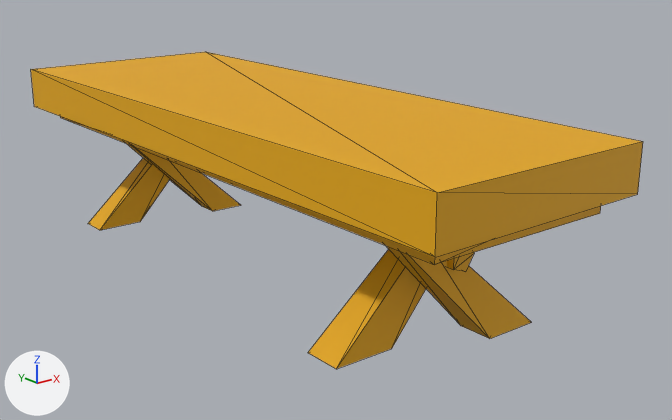
Two versions of the FBX model Assets/Models/TavernInterior/Table.fbx, one commit apart.
Both versions are drawn from a camera (50 mm lens) standing at (-2.18, -3.14, 1.45) and looking at (0.15, -0.23, 0.29). The axes (+X, +Y, +Z) are drawn at lower left. The lights are the same throughout. Mesh edges are drawn as thin lines. Where no turn or scale is listed for an object, it has been applied to the vertices.
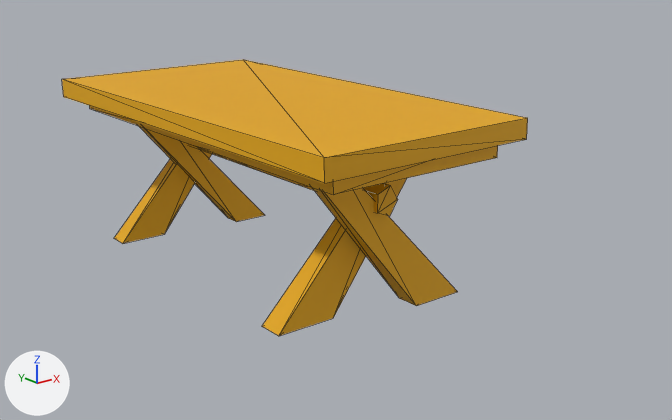
Changed parts and their boxes [x1, y1, x2, y2] in the pictures (672 x 420 px; the box of a moved part takes in the faces that stretch with it):
'Cylinder_001', reshaped (24% narrower, 13% shorter): before [31, 52, 643, 369]; after [62, 60, 528, 336]
part 1 of me_cylinder_001, moved or reshaped: before [447, 252, 474, 272]; after [189, 144, 398, 216]
part 2 of me_cylinder_001, moved or reshaped: before [31, 52, 643, 257]; after [62, 60, 528, 183]
part 3 of me_cylinder_001, moved or reshaped: before [60, 116, 601, 264]; after [90, 106, 498, 195]
part 4 of me_cylinder_001, moved or reshaped: before [387, 246, 531, 339]; after [312, 187, 458, 306]
part 5 of me_cylinder_001, moved or reshaped: before [308, 249, 426, 369]; after [262, 178, 407, 336]
part 6 of me_cylinder_001, moved or reshaped: before [127, 144, 240, 211]; after [139, 126, 264, 222]
part 7 of me_cylinder_001, moved or reshaped: before [88, 158, 170, 230]; after [114, 150, 212, 243]

The change in detail:
me_cylinder_001 has 58 vertices, 88 faces and spans x -3.9..-2.91, y 0.17..2.94, z -0.86..-0.12.
me_cylinder_001 is used by ob_cylinder_001; location (3.393, -1.615, 0.875).
me_cylinder_001 part 1: the loose piece of 10 vertices spanning x -3.45..-3.35, y 0.5..2.71, z -0.56..-0.45 is scaled about its middle by (1, 0.688, 1), then moved by (0.0, 0.04, 0.1).
me_cylinder_001 part 2: the loose piece of 8 vertices spanning x -3.9..-2.91, y 0.17..2.94, z -0.3..-0.12 is scaled about its middle by (1, 0.688, 0.445), then moved by (0.0, 0.06, 0.05).
me_cylinder_001 part 3: the loose piece of 8 vertices spanning x -3.79..-3.02, y 0.25..2.89, z -0.37..-0.28 is scaled about its middle by (1, 0.688, 1), then moved by (0.0, 0.05, 0.1).
me_cylinder_001 part 4: the loose piece of 8 vertices spanning x -3.76..-3.0, y 0.52..0.66, z -0.86..-0.32 is scaled about its middle by (1, 0.688, 1.19), then moved by (0.0, 0.36, 0.05).
me_cylinder_001 part 5: the loose piece of 8 vertices spanning x -3.81..-3.05, y 0.68..0.83, z -0.86..-0.32 is scaled about its middle by (1, 0.688, 1.19), then moved by (0.0, 0.31, 0.05).
me_cylinder_001 part 6: the loose piece of 8 vertices spanning x -3.76..-3.03, y 2.45..2.56, z -0.86..-0.32 is scaled about its middle by (1, 0.688, 1.19), then moved by (0.0, -0.24, 0.05).
me_cylinder_001 part 7: the loose piece of 8 vertices spanning x -3.79..-3.05, y 2.52..2.66, z -0.86..-0.32 is scaled about its middle by (1, 0.688, 1.19), then moved by (0.0, -0.27, 0.05).
